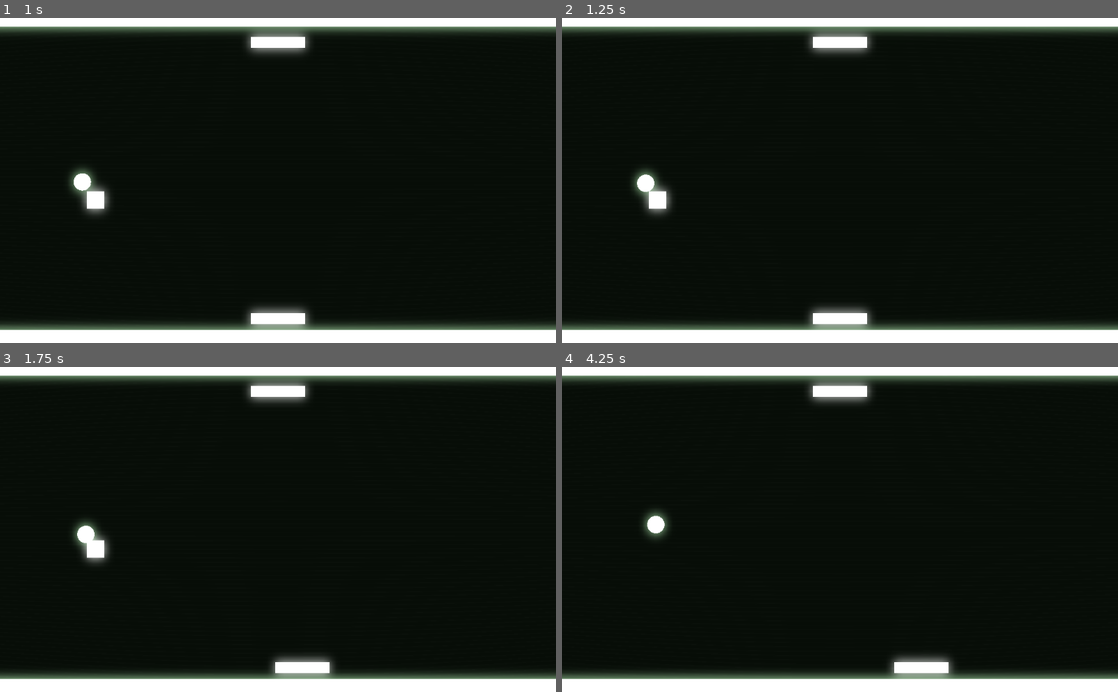
Above: before the commit, frames 1-4 (two rows, left to right).
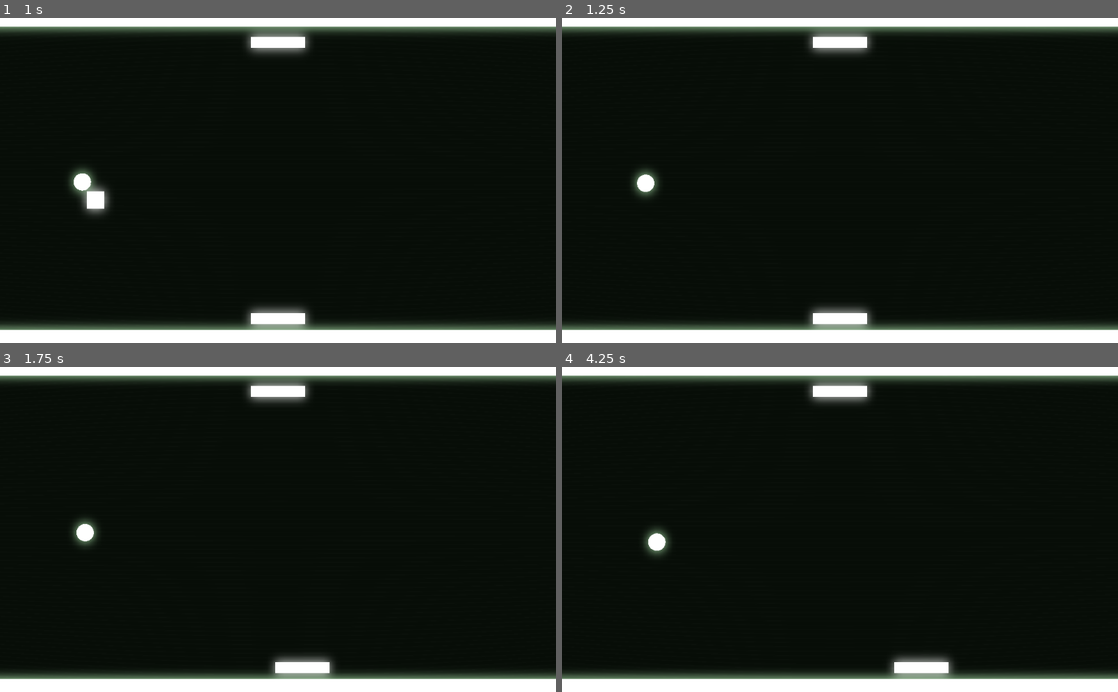
Above: after the commit, the same moments.

Repository: LDiazN/portal_breaker
Game: Godot game, scene res://Menu/Main_Menu.tscn
The game is run twice, just before and just after one commit, with the same random seed, the same clock (stepped at 60 frames per second) and the same inputs. The project has no main scene, so this scene is started directly.
Inputs (mouse positions are in pixels of both pictures, inside the frame that each line leads up to):
- Up to frame 1 (1 s): click "Play" at 0.5 s
- Up to frame 2 (1.25 s): no input
- Up to frame 3 (1.75 s): tap Space at 1.25 s; move the mouse to (400, 513) at 1.27 s; hold D (b_racket_right) from 1.28 s (still down); tap Enter (shoot_ball) at 1.35 s
- Up to frame 4 (4.25 s): tap Space at 2, 2.75, 3.5 s; move the mouse to (728, 545) at 2.02 s; release D (b_racket_right) at 2.03 s; hold Down (ui_down) 2.03-2.78 s; tap Enter (shoot_ball) at 2.1, 2.85, 3.6 s; move the mouse to (895, 458) at 2.77 s; hold D (b_racket_right) 2.78-3.53 s; move the mouse to (812, 594) at 3.52 s; hold Up (ui_up) from 3.53 s (still down)

Frame 1 is identical in both runs. In frame 2, 0.4% of the frame differs, in the area x 13-20%, y 48-61%; in frame 3, 0.4%; in frame 4, 0.6%, in the area x 14-20%, y 44-59%.

Commit message:
Ball size resizes collider

Diff:
--- a/portal_brick/Ball/BallMovement.gd
+++ b/portal_brick/Ball/BallMovement.gd
@@ -20,6 +20,8 @@
 
 	gameManager.connect("game_started", self, "EnableBall");
 	gameManager.connect("game_over", self, "DestroyBall");
+
+	get_node("Ball Collider").shape.radius = ball_radius;
 
 # Enables ball movement
 func EnableBall():
--- a/portal_brick/Playable_Scenes/PlayScene.tscn
+++ b/portal_brick/Playable_Scenes/PlayScene.tscn
@@ -55,6 +55,7 @@
 color = Color( 0.764706, 1, 0.760784, 1 )
 
 [node name="Racket_left" parent="." instance=ExtResource( 5 )]
+editor/display_folded = true
 position = Vector2( 10, 300 )
 _linkedToPath = NodePath("../Racket_right")
 
Not shown: 1 places in portal_brick/Playable_Scenes/PlayScene.tscn that only renumber resources
